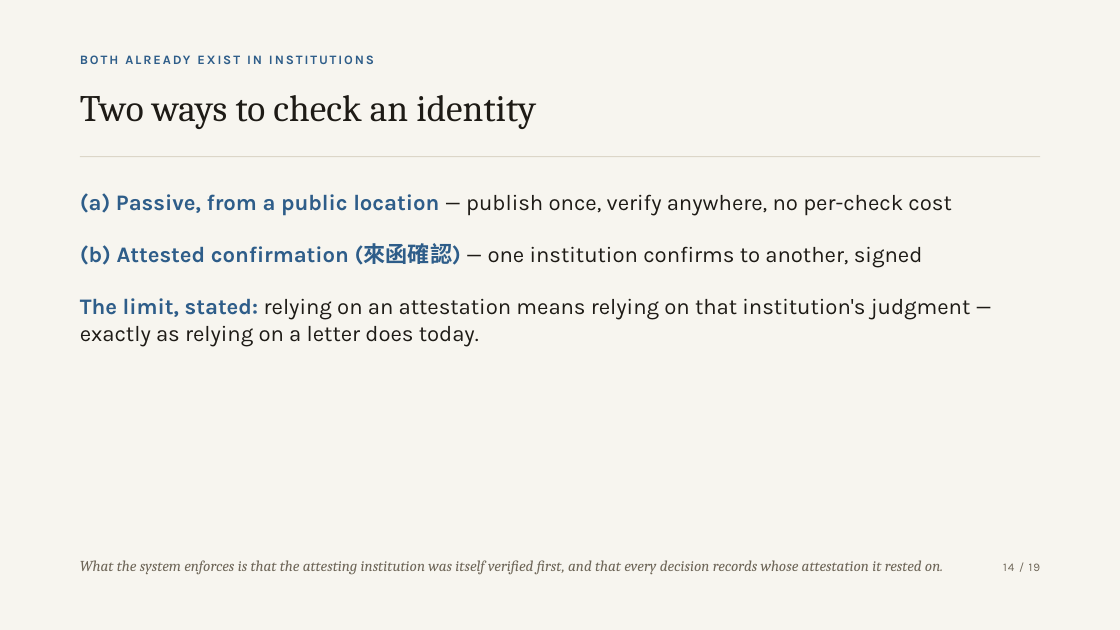
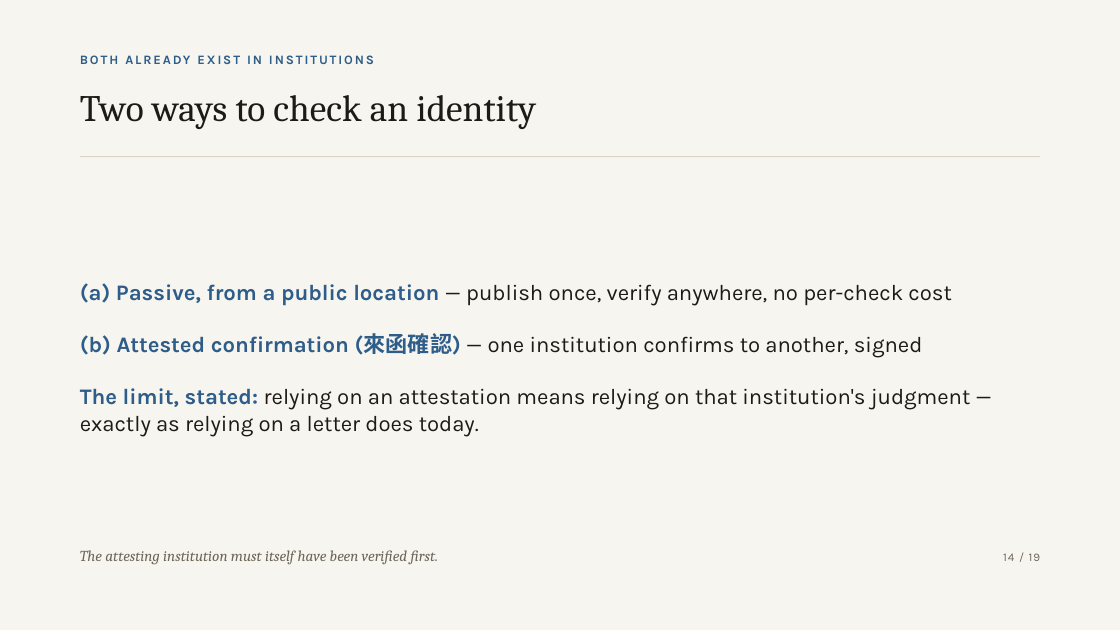
Before and after one commit to zuemen/mcp-vlei, a slide deck: slide 14 of docs/slides/mcp-vlei.pptx. Drawn at 1120x630 pixels with LibreOffice and Linux fonts; fonts in the diff are those of the drawing. Boxes give left, top, right and bottom in pixels: in the first picture for what was removed or moved away, otherwise in the second. Text is boxed around its words. In the diff, an @@ line names an element or a change of style, - is before the commit and + after.

```diff
--- a/docs/slides/mcp-vlei.pptx
+++ b/docs/slides/mcp-vlei.pptx
@@ text "(a) Passive, from a public ...": place and size @@
-text "(a) Passive, from a public ..." at (80, 193, 971, 347)
+text "(a) Passive, from a public ..." at (80, 283, 971, 437)
@@ text "(a) Passive, from a public ..." at (80, 283, 971, 437): vertical alignment top to middle @@
@@ text at (80, 550, 438, 565): text changed @@
-What the system enforces is that the attesting institution was itself verified first, and that every decision records whose attestation it rested on.
+The attesting institution must itself have been verified first.
@@ text "14 / 19": place and size @@
-text "14 / 19" at (1003, 563, 1041, 571)
+text "14 / 19" at (1003, 553, 1041, 561)
```
Also in this commit, not shown: 17 other slides changed, 2 other files.
